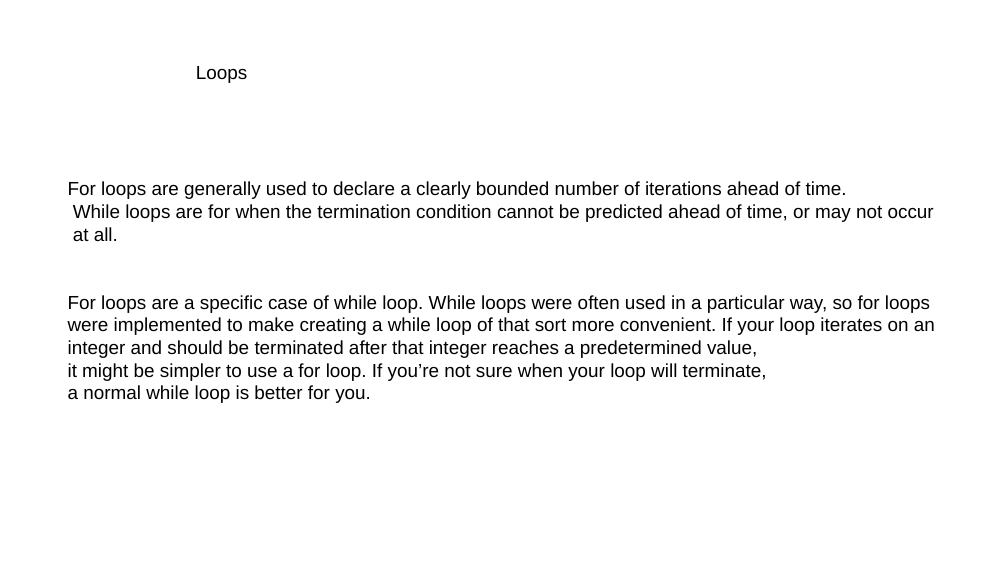
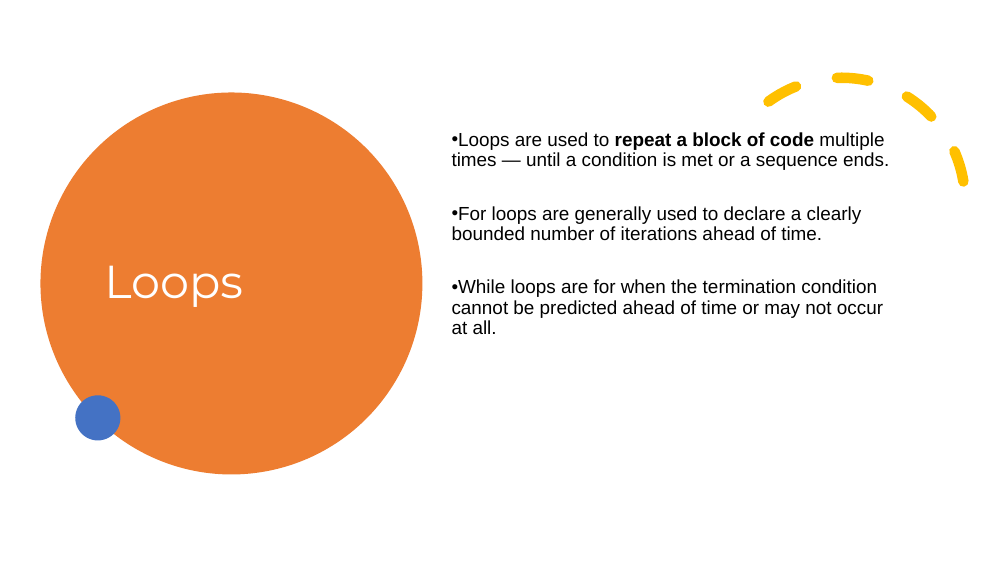
Before and after one commit to Mn-Nisar/Kannur_university_workshop, a slide deck: slide 9 of Python Masterclass.pptx (slide 5 before the commit). Drawn at 1008x567 pixels with LibreOffice and Linux fonts; fonts in the diff are those of the drawing. Boxes give left, top, right and bottom in pixels: in the first picture for what was removed or moved away, otherwise in the second. Text is boxed around its words. In the diff, an @@ line names an element or a change of style, - is before the commit and + after.

```diff
--- a/Python Masterclass.pptx
+++ b/Python Masterclass.pptx
@@ arc (boxed as its full ellipse) added at bbox=[673, 33, 1008, 370], outline #FFC000 10 pt dashed @@
@@ ellipse added at bbox=[40, 92, 422, 474], fill #ED7D31 @@
@@ text "Loops": place and size @@
-text "Loops" at bbox=[196, 66, 247, 83]
+text "Loops" at bbox=[104, 265, 243, 307]
@@ text "Loops" at bbox=[104, 265, 243, 307]: size 18 to 44 pt, font Arial to Montserrat, text colour #000000 to #FFFFFF; line spacing 1 to 0.9; more space between paragraphs; vertical alignment top to middle @@
@@ text "Loops are used to repeat ...": place and size @@
-text "Loops are used to repeat ..." at bbox=[68, 181, 935, 403]
+text "Loops are used to repeat ..." at bbox=[452, 132, 889, 334]
@@ text at bbox=[452, 132, 889, 170]: paragraph added @@
+• Loops are used to repeat a block of code multiple times — until a condition is met or a sequence ends.
@@ text at bbox=[452, 206, 862, 241]: bullet none to •; line spacing 1 to 0.9; more space between paragraphs @@
@@ text at bbox=[452, 279, 883, 334]: text changed @@
-While loops are for when the termination condition cannot be predicted ahead of time, or may not occur
-at all.
-For loops are a specific case of while loop. While loops were often used in a particular way, so for loops
-were implemented to make creating a while loop of that sort more convenient. If your loop iterates on an
-integer and should be terminated after that integer reaches a predetermined value,
-it might be simpler to use a for loop. If you’re not sure when your loop will terminate,
-a normal while loop is better for you.
+• While loops are for when the termination condition cannot be predicted ahead of time or may not occur at all.
@@ ellipse added at bbox=[76, 395, 121, 441], fill #4472C4 @@
```
Also in this commit, not shown: 3 other slides changed, 6 slides added, 4 slides removed, 3 other files.
